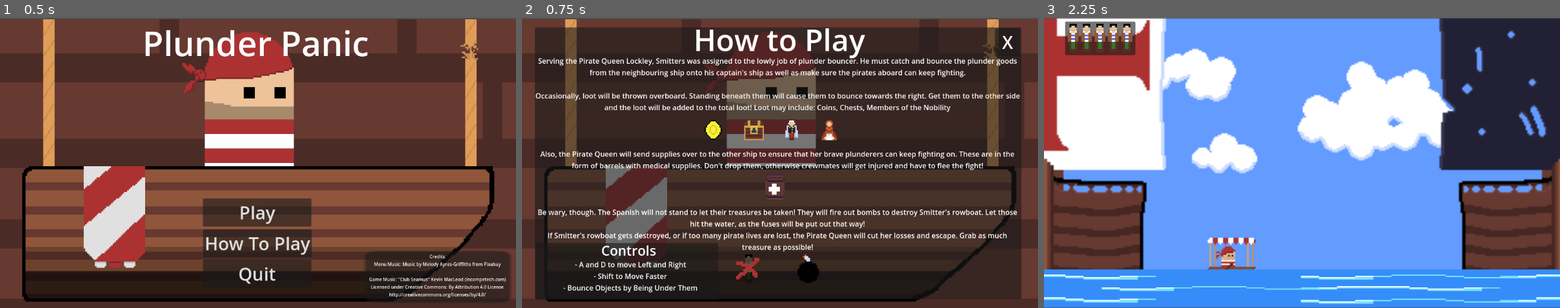
Above: before the commit, frames 1-3 (left to right).
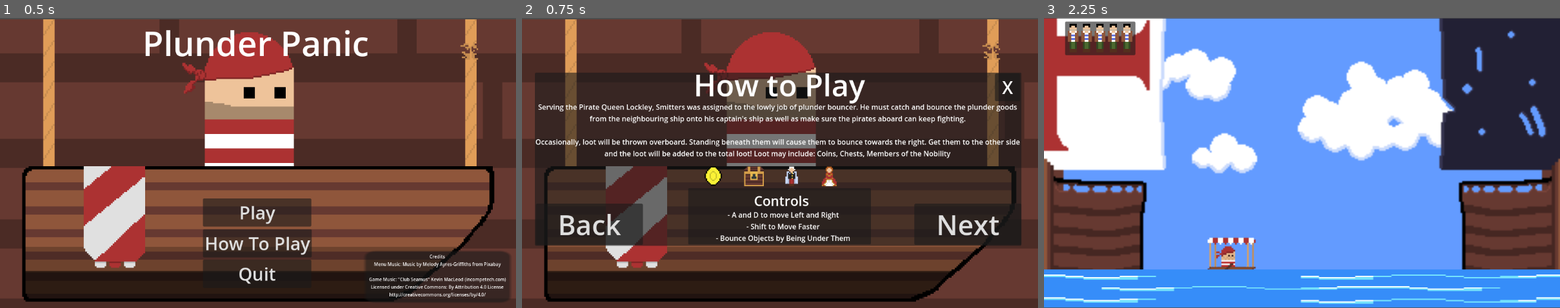
Above: after the commit, the same moments.

Repository: Snowb0lt/Plunder-Panic
Game: Godot game, scene res://main_menu.tscn
Two runs of this game, one before a commit and one after it. Both use one fixed random seed, a clock stepped at 60 frames per second and the inputs below.
Inputs:
- Up to frame 1 (0.5 s): no input
- Up to frame 2 (0.75 s): click "How To Play" at 0.5 s
- Up to frame 3 (2.25 s): click "X" at 1.25 s; click "Play" at 2 s

Frame 1 is identical in both runs. In frame 2, 43% of the frame differs, in the area x 2-97%, y 3-98%; in frame 3, nothing differs.

Commit message:
Shortened the instructions and made a flipbook

Diff:
--- a/MenuScript.gd
+++ b/MenuScript.gd
@@ -21,8 +21,45 @@
 func _on_information_pressed():
 	get_node("Instructions").visible = true
 	get_node("Menu Options").visible = false
+	TutorSlide3.visible = false
+	TutorSlide2.visible = false
+	TutorSlide1.visible = true
+	slideNumber = 1
 
 
 func _on_button_pressed():
 	get_node("Instructions").visible = false
 	get_node("Menu Options").visible = true
+
+var slideNumber
+@onready var TutorSlide1 = get_node("Instructions/Instruction Text PT1")
+@onready var TutorSlide2 = get_node("Instructions/Instruction Text PT2")
+@onready var TutorSlide3 = get_node("Instructions/Instruction Text PT3")
+func _on_next_button_pressed():
+	if TutorSlide1.visible:
+		TutorSlide1.visible = false
+		TutorSlide2.visible = true
+		return
+	if TutorSlide2.visible:
+		TutorSlide2.visible = false
+		TutorSlide3.visible = true
+		return
+	if TutorSlide3.visible:
+		TutorSlide3.visible = false
+		TutorSlide1.visible = true
+		return
+
+
+func _on_stop_button_pressed():
+	if TutorSlide1.visible:
+		TutorSlide1.visible = false
+		TutorSlide3.visible = true
+		return
+	if TutorSlide2.visible:
+		TutorSlide2.visible = false
+		TutorSlide1.visible = true
+		return
+	if TutorSlide3.visible:
+		TutorSlide3.visible = false
+		TutorSlide2.visible = true
+		return
--- a/main_menu.tscn
+++ b/main_menu.tscn
@@ -86,9 +86,9 @@
 [node name="Instructions" type="Panel" parent="."]
 visible = false
 offset_left = 29.0
-offset_top = 21.0
+offset_top = 122.0
 offset_right = 1115.0
-offset_bottom = 628.0
+offset_bottom = 509.0
 
 [node name="Label" type="Label" parent="Instructions"]
 layout_mode = 0
@@ -101,28 +101,85 @@
 horizontal_alignment = 1
 vertical_alignment = 1
 
-[node name="Instruction Text" type="Label" parent="Instructions"]
+[node name="Instruction Text PT1" type="Label" parent="Instructions"]
+layout_mode = 0
+offset_left = -1.0
+offset_top = 65.0
+offset_right = 1085.0
+offset_bottom = 314.0
+theme_override_font_sizes/font_size = 16
+text = "Serving the Pirate Queen Lockley, Smitters was assigned to the lowly job of plunder bouncer. He must catch and bounce the plunder goods from the neighbouring ship onto his captain's ship as well as make sure the pirates aboard can keep fighting.
+
+Occasionally, loot will be thrown overboard. Standing beneath them will cause them to bounce towards the right. Get them to the other side and the loot will be added to the total loot! Loot may include: Coins, Chests, Members of the Nobility"
+horizontal_alignment = 1
+autowrap_mode = 2
+
+[node name="Treasures" type="Node2D" parent="Instructions/Instruction Text PT1"]
+position = Vector2(44, -67)
+
+[node name="Coin" type="Sprite2D" parent="Instructions/Instruction Text PT1/Treasures"]
+position = Vector2(355, 233)
+scale = Vector2(0.6875, 0.6875)
+texture = ExtResource("3_f6oqf")
+
+[node name="Chest" type="Sprite2D" parent="Instructions/Instruction Text PT1/Treasures"]
+position = Vector2(446, 234)
+scale = Vector2(0.6875, 0.6875)
+texture = ExtResource("4_vkw4p")
+
+[node name="Nobleman" type="Sprite2D" parent="Instructions/Instruction Text PT1/Treasures"]
+position = Vector2(530, 234)
+scale = Vector2(0.6875, 0.6875)
+texture = ExtResource("5_pugmy")
+
+[node name="Noblewoman" type="Sprite2D" parent="Instructions/Instruction Text PT1/Treasures"]
+position = Vector2(614, 234)
+scale = Vector2(0.6875, 0.6875)
+texture = ExtResource("6_ytnxu")
+
+[node name="Instruction Text PT2" type="Label" parent="Instructions"]
+layout_mode = 0
+offset_left = -1.0
+offset_top = 65.0
+offset_right = 1085.0
+offset_bottom = 284.0
+theme_override_font_sizes/font_size = 16
+text = "Also, the Pirate Queen will send supplies over to the other ship to ensure that her brave plunderers can keep fighting on. These are in the form of barrels with medical supplies. Don't drop them, otherwise crewmates will get injured and have to flee the fight!"
+horizontal_alignment = 1
+autowrap_mode = 2
+
+[node name="Supplies" type="Node2D" parent="Instructions/Instruction Text PT2"]
+position = Vector2(17, -67)
+
+[node name="Barrel" type="Sprite2D" parent="Instructions/Instruction Text PT2/Supplies"]
+position = Vector2(520, 178)
+scale = Vector2(0.895, 0.895)
+texture = ExtResource("7_t75qo")
+
+[node name="Instruction Text PT3" type="Label" parent="Instructions"]
 layout_mode = 0
 offset_left = -1.0
 offset_top = 63.0
 offset_right = 1085.0
-offset_bottom = 610.0
+offset_bottom = 181.0
 theme_override_font_sizes/font_size = 16
-text = "Serving the Pirate Queen Lockley, Smitters was assigned to the lowly job of plunder bouncer. He must catch and bounce the plunder goods from the neighbouring ship onto his captain's ship as well as make sure the pirates aboard can keep fighting.
-
-Occasionally, loot will be thrown overboard. Standing beneath them will cause them to bounce towards the right. Get them to the other side and the loot will be added to the total loot! Loot may include: Coins, Chests, Members of the Nobility
-
-
-
-Also, the Pirate Queen will send supplies over to the other ship to ensure that her brave plunderers can keep fighting on. These are in the form of barrels with medical supplies. Don't drop them, otherwise crewmates will get injured and have to flee the fight!
-
-
-
-Be wary, though. The Spanish will not stand to let their treasures be taken! They will fire out bombs to destroy Smitter's rowboat. Let those hit the water, as the fuses will be put out that way!
+text = "Be wary, though. The Spanish will not stand to let their treasures be taken! They will fire out bombs to destroy Smitter's rowboat. Let those hit the water, as the fuses will be put out that way!
 If Smitter's rowboat gets destroyed, or if too many pirate lives are lost, the Pirate Queen will cut her losses and escape. Grab as much treasure as possible!
 "
 horizontal_alignment = 1
 autowrap_mode = 2
+
+[node name="Hazards" type="Node2D" parent="Instructions/Instruction Text PT3"]
+position = Vector2(17, -67)
+
+[node name="Dead" type="Sprite2D" parent="Instructions/Instruction Text PT3/Hazards"]
+position = Vector2(452, 209)
+texture = ExtResource("8_h5a28")
+
+[node name="Bomb" type="Sprite2D" parent="Instructions/Instruction Text PT3/Hazards"]
+position = Vector2(585, 209)
+texture = ExtResource("9_jvwwl")
+flip_h = true
 
 [node name="Button" type="Button" parent="Instructions"]
 layout_mode = 0
@@ -134,68 +191,25 @@
 theme_override_font_sizes/font_size = 39
 text = "X"
 
-[node name="Treasures" type="Node2D" parent="Instructions"]
-position = Vector2(43, -4)
-
-[node name="Coin" type="Sprite2D" parent="Instructions/Treasures"]
-position = Vector2(355, 233)
-scale = Vector2(0.6875, 0.6875)
-texture = ExtResource("3_f6oqf")
-
-[node name="Chest" type="Sprite2D" parent="Instructions/Treasures"]
-position = Vector2(446, 234)
-scale = Vector2(0.6875, 0.6875)
-texture = ExtResource("4_vkw4p")
-
-[node name="Nobleman" type="Sprite2D" parent="Instructions/Treasures"]
-position = Vector2(530, 234)
-scale = Vector2(0.6875, 0.6875)
-texture = ExtResource("5_pugmy")
-
-[node name="Noblewoman" type="Sprite2D" parent="Instructions/Treasures"]
-position = Vector2(614, 234)
-scale = Vector2(0.6875, 0.6875)
-texture = ExtResource("6_ytnxu")
-
-[node name="Supplies" type="Node2D" parent="Instructions"]
-position = Vector2(16, -4)
-
-[node name="Barrel" type="Sprite2D" parent="Instructions/Supplies"]
-position = Vector2(520, 360)
-scale = Vector2(0.895, 0.895)
-texture = ExtResource("7_t75qo")
-
-[node name="Hazards" type="Node2D" parent="Instructions"]
-position = Vector2(16, -4)
-
-[node name="Dead" type="Sprite2D" parent="Instructions/Hazards"]
-position = Vector2(461, 543)
-texture = ExtResource("8_h5a28")
-
-[node name="Bomb" type="Sprite2D" parent="Instructions/Hazards"]
-position = Vector2(594, 543)
-texture = ExtResource("9_jvwwl")
-flip_h = true
-
-[node name="Panel" type="Panel" parent="Instructions"]
-layout_mode = 0
-offset_left = 1.0
-offset_top = 482.0
-offset_right = 409.0
-offset_bottom = 608.0
-
-[node name="CTRLTitle" type="Label" parent="Instructions"]
-layout_mode = 0
-offset_left = 3.0
-offset_top = 477.0
-offset_right = 415.0
-offset_bottom = 517.0
+[node name="CTRL Backing" type="Panel" parent="Instructions"]
+layout_mode = 0
+offset_left = 342.0
+offset_top = 258.0
+offset_right = 750.0
+offset_bottom = 384.0
+
+[node name="CTRLTitle" type="Label" parent="Instructions/CTRL Backing"]
+layout_mode = 0
+offset_left = 2.0
+offset_top = 7.0
+offset_right = 414.0
+offset_bottom = 49.0
 theme_override_font_sizes/font_size = 30
 text = "Controls"
 horizontal_alignment = 1
 vertical_alignment = 1
 
-[node name="Controls" type="Label" parent="Instructions/CTRLTitle"]
+[node name="Controls" type="Label" parent="Instructions/CTRL Backing/CTRLTitle"]
 layout_mode = 0
 offset_left = 5.0
 offset_top = 31.0
@@ -207,7 +221,27 @@
 horizontal_alignment = 1
 vertical_alignment = 1
 
+[node name="Next Button" type="Button" parent="Instructions"]
+layout_mode = 0
+offset_left = 847.0
+offset_top = 293.0
+offset_right = 1086.0
+offset_bottom = 385.0
+theme_override_font_sizes/font_size = 61
+text = "Next"
+
+[node name="Stop Button" type="Button" parent="Instructions"]
+layout_mode = 0
+offset_left = 2.0
+offset_top = 293.0
+offset_right = 241.0
+offset_bottom = 385.0
+theme_override_font_sizes/font_size = 61
+text = "Back"
+
 [connection signal="pressed" from="Menu Options/Start" to="." method="_on_start_pressed"]
 [connection signal="pressed" from="Menu Options/Quit" to="." method="_on_quit_pressed"]
 [connection signal="pressed" from="Menu Options/Information" to="." method="_on_information_pressed"]
 [connection signal="pressed" from="Instructions/Button" to="." method="_on_button_pressed"]
+[connection signal="pressed" from="Instructions/Next Button" to="." method="_on_next_button_pressed"]
+[connection signal="pressed" from="Instructions/Stop Button" to="." method="_on_stop_button_pressed"]
